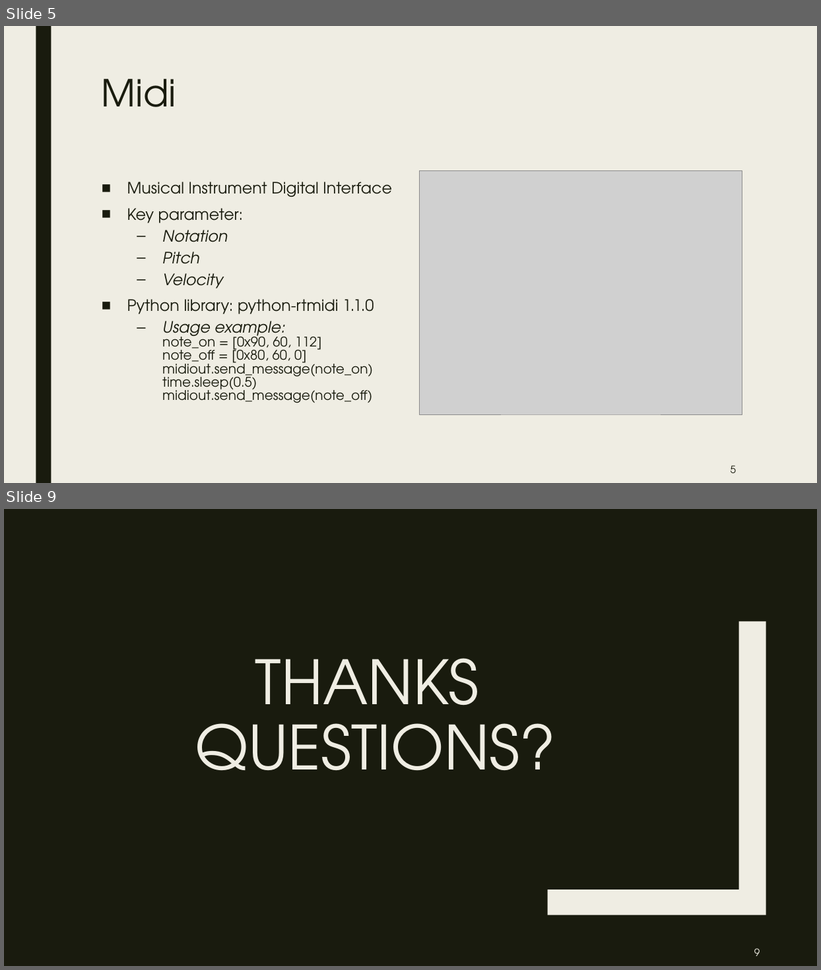
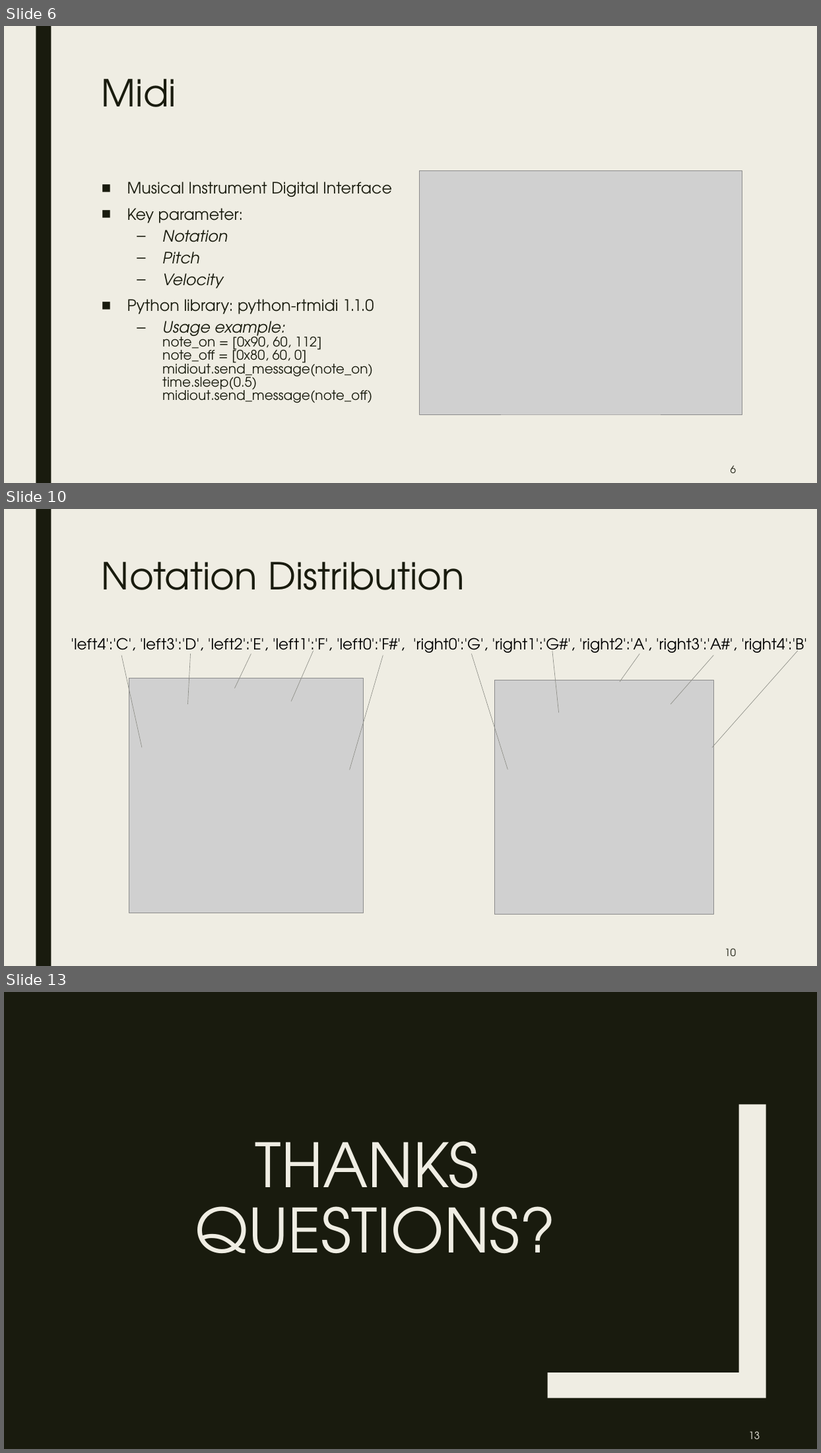
Before and after one commit to Redcynthia/gesteAI, a slide deck: yaoxu/Geste_Piano.pptx. Shown one above the other, each under a label of ours: slides 5 and 9 before the commit, slides 6, 10 and 13 after it; the slides between them are not shown. The pictures are 821x970 and 821x1453 pixels, drawn with LibreOffice and Linux fonts; fonts in the diff are those of the drawing; grey boxes stand for pictures. Boxes give left, top, right and bottom in pixels: in the first picture for what was removed or moved away, otherwise in the second. Text is boxed around its words. In the diff, an @@ line names an element or a change of style, - is before the commit and + after.

```diff
--- a/yaoxu/Geste_Piano.pptx
+++ b/yaoxu/Geste_Piano.pptx
@@ slide 10 added at (4,509,817,966), background #EFEDE3; not listed: 1 template element that a slide beside it also shows @@
@@ title added at (102,562,465,590), 44 pt, text #191B0E @@
+Notation Distribution
@@ text added at (71,638,807,657), 18 pt, text #000000 @@
+'left4':'C', 'left3':'D', 'left2':'E', 'left1':'F', 'left0':'F#', 'right0':'G', 'right1':'G#', 'right2':'A', 'right3':'A#', 'right4':'B'
@@ line added from (142, 747) to (121, 656), #8C8D86 0.5 pt @@
@@ line added from (187, 704) to (191, 654), #8C8D86 0.5 pt @@
@@ line added from (234, 689) to (251, 654), #8C8D86 0.5 pt @@
@@ line added from (291, 702) to (314, 650), #8C8D86 0.5 pt @@
@@ line added from (350, 770) to (384, 656), #8C8D86 0.5 pt @@
@@ line added from (508, 770) to (472, 654), #8C8D86 0.5 pt @@
@@ line added from (559, 713) to (552, 650), #8C8D86 0.5 pt @@
@@ line added from (620, 682) to (640, 654), #8C8D86 0.5 pt @@
@@ line added from (671, 704) to (714, 656), #8C8D86 0.5 pt @@
@@ line added from (712, 747) to (798, 650), #8C8D86 0.5 pt @@
@@ picture added at (129,679,362,914) @@
@@ picture added at (495,680,714,915) @@
@@ page number added at (725,949,736,956), 12 pt, text #191B0E @@
+10
@@ what was slide 5 is now slide 6 @@
@@ page number at (731,466,737,473): text changed @@
-5
+6
@@ what was slide 9 is now slide 13 @@
@@ page number at (748,1432,760,1439): text changed @@
-9
+13
```
Also in this commit, not shown: 5 slides changed, 3 other slides added, 2 other files.
